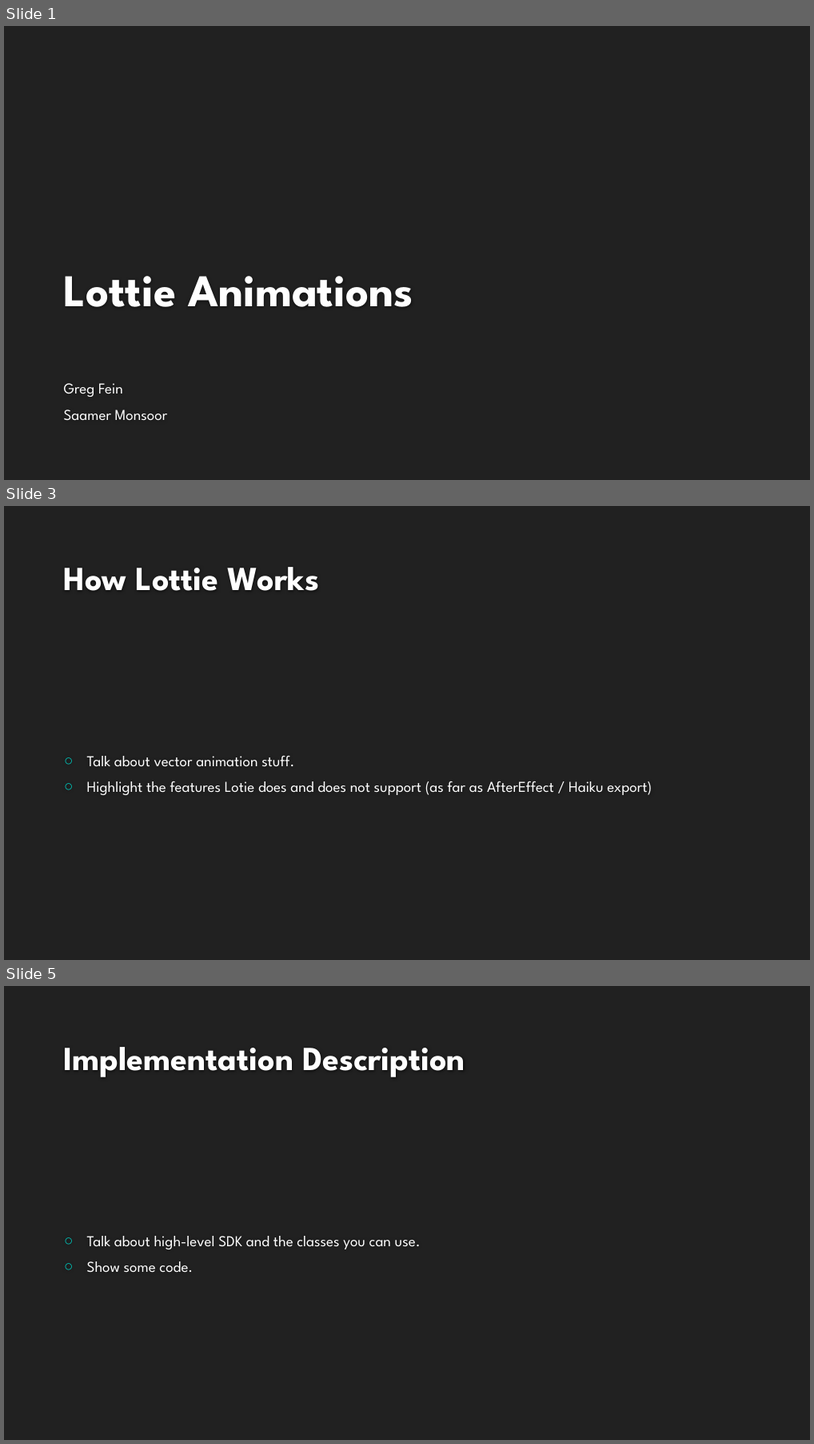
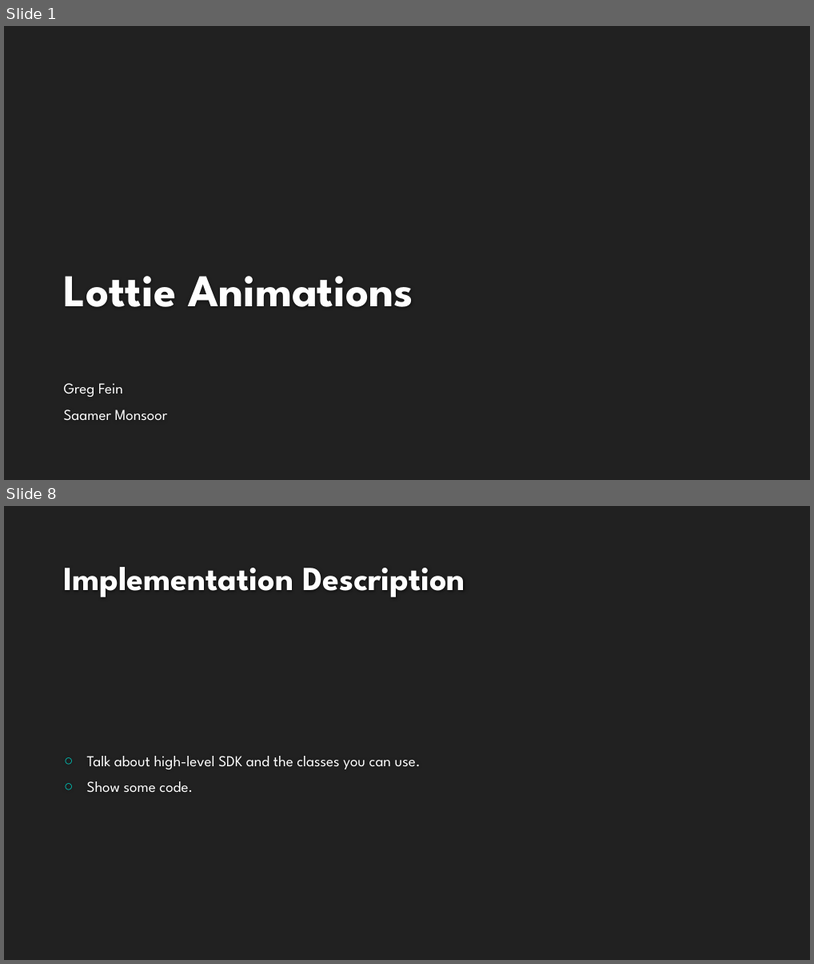
Before and after one commit to saamerm/Xamarin-Native-Forms-Swift-Lottie, a slide deck: Presentation.pptx. Shown one above the other, each under a label of ours: slides 1, 3 and 5 before the commit, slides 1 and 8 after it; the slides between them are not shown. The pictures are 814x1444 and 814x964 pixels, drawn with LibreOffice and Linux fonts; fonts in the diff are those of the drawing; background and template pictures are left out. Boxes give left, top, right and bottom in pixels: in the first picture for what was removed or moved away, otherwise in the second. Text is boxed around its words. In the diff, an @@ line names an element or a change of style, - is before the commit and + after.

```diff
--- a/Presentation.pptx
+++ b/Presentation.pptx
@@ slide 3 removed at box(4, 506, 810, 960), background #212121 @@
@@ title removed at box(64, 567, 320, 591) @@
-How Lottie Works
@@ text removed at box(87, 756, 652, 795) @@
-○ Talk about vector animation stuff.
-○ Highlight the features Lotie does and does not support (as far as AfterEffect / Haiku export)
@@ what was slide 5 is now slide 8 @@
```
Also in this commit, not shown: 1 slide changed, 5 slides added, 1 other slide removed, 7 other files.
